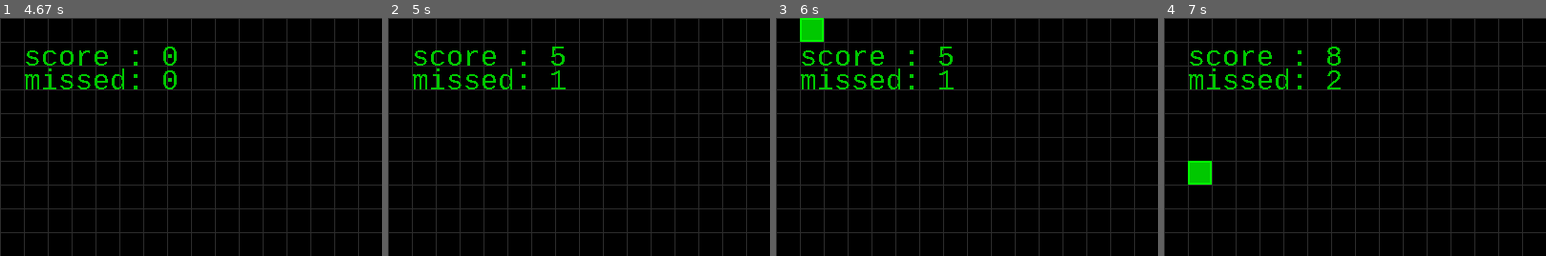
Above: before the commit, frames 1-4 (left to right).
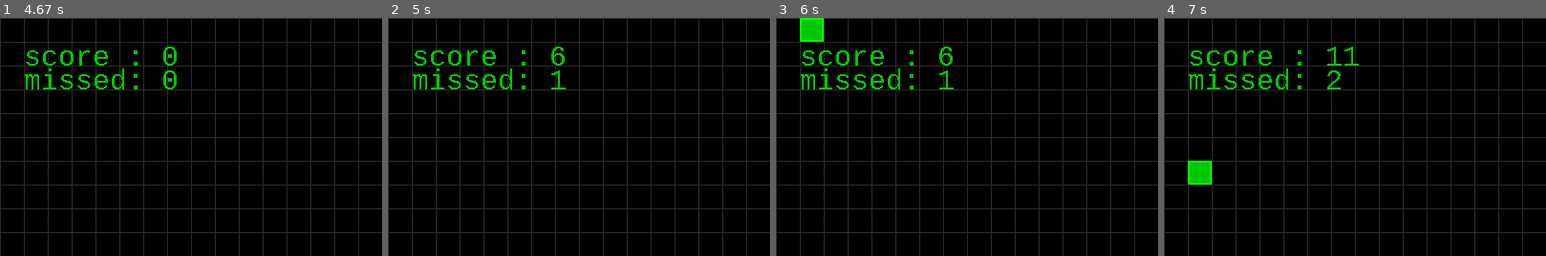
Above: after the commit, the same moments.

Repository: Imad-C/neat_pygame
Game: pygame game, started from src/my_game/main_game.py
Same seed, same stepped clock (60 frames per second), same inputs: the game is played once before the commit and once after it.
Inputs:
- Up to frame 1 (4.67 s): hold D 0.33-0.8 s; hold D 0.83-1.3 s; hold A 1.33-1.87 s; hold A 1.9-2.3 s; hold D 2.33-2.97 s; hold A 3-3.47 s; hold D 3.5-3.97 s; hold D 4-4.47 s; hold A from 4.5 s (still down)
- Up to frame 2 (5 s): keep holding A
- Up to frame 3 (6 s): release A at 5.03 s; hold A 5.07-5.47 s; hold D from 5.5 s (still down)
- Up to frame 4 (7 s): release D at 6.13 s; hold A 6.17-6.63 s; hold D from 6.67 s (still down)
The pictures show only the part of the screen within x 0-50%, y 0-50%; the shares and areas given below are measured in that part.

Frame 1 is identical in both runs. In frame 2, less than 0.1% of the frame differs, in the area x 42-46%, y 12-20%; in frame 3, less than 0.1%; in frame 4, 0.2%, in the area x 42-51%, y 12-20%.

Commit message:
created more lenient scoring

Diff:
--- a/src/my_game/main_game.py
+++ b/src/my_game/main_game.py
@@ -62,19 +62,6 @@
                 self.food_instances.remove(food)
 
 
-    # def move_player(self, player: Player, direction=Direction.NONE):
-    #     if player.check_move():
-    #         if direction == Direction.LEFT:
-    #             player.rect.x -= Settings.BLOCK_SIZE.value
-    #             player.restrict_move()
-    #         if direction == Direction.RIGHT:
-    #             player.rect.x += Settings.BLOCK_SIZE.value
-    #             player.restrict_move()
-    #         if direction == Direction.NONE:
-    #             pass
-    #     else: pass
-
-
     def get_perc_score(self, food: Food):
         '''
         Calculates a score percentage based on distance between player and food
@@ -87,7 +74,7 @@
             return 0
         elif 0 < distance < 10:
             # print(f'distance: {distance}, score: {food.collect_score - distance}, game_score: {self.score}')
-            return food.collect_score - distance
+            return food.collect_score - round(distance / 2)
         else:
             # print(f'distance: {distance}, score: {food.collect_score} ,game_score: {self.score}')
             return food.collect_score
--- a/src/neat_ai/config.txt
+++ b/src/neat_ai/config.txt
@@ -15,9 +15,9 @@
 
 [DefaultGenome]
 # node activation options
-activation_default      = relu
+activation_default      = random
 activation_mutate_rate  = 1.0
-activation_options      = relu
+activation_options      = square
 
 # node aggregation options
 aggregation_default     = sum
--- a/src/neat_ai/neat_ai.py
+++ b/src/neat_ai/neat_ai.py
@@ -92,27 +92,31 @@
 
             if any([
                 self.lose_condition(
-                    genome, game_info, game_info.missed >= 6),
-                self.lose_condition(
-                    genome, game_info, game_info.score >= 1000),
-                self.lose_condition(
-                    genome, game_info, self.player.rect.x <= 0, cost=50),
-                self.lose_condition(
-                    genome, game_info, self.player.rect.x >= Settings.WIN_WIDTH.value, cost=50)
+                    genome, game_info, self.player, game_info.missed >= 6),
+                self.lose_condition(
+                    genome, game_info, self.player, game_info.score >= 1000),
+                self.lose_condition(
+                    genome, game_info, self.player, self.player.rect.x <= 0, cost=30),
+                self.lose_condition(
+                    genome, game_info, self.player, self.player.rect.x >= Settings.WIN_WIDTH.value, cost=30)
                 ]):
                 break
 
 
-    def lose_condition(self, genome, game_info, condition, cost=0):
+    def lose_condition(self, genome, game_info, player, condition, cost=0):
         if condition:
-            self.calculate_fitness(genome, game_info, cost)
+            self.calculate_fitness(genome, game_info, player, cost)
             return True
         else: return False
 
 
-    def calculate_fitness(self, genome, game_info, cost=0):
+    def calculate_fitness(self, genome, game_info, player, cost=0):
+        if player.rect.x == Settings.WIN_WIDTH.value/2:
+            #punish not moving
+            genome.fitness -= 30
         genome.fitness += game_info.score
         genome.fitness -= cost
+        print(genome.fitness)
 
 
 def eval_genomes(genomes, config):
Binary file added: neat-checkpoint-0
Binary file added: neat-checkpoint-1
Binary file added: neat-checkpoint-2
Binary file added: neat-checkpoint-3
Binary file added: neat-checkpoint-4
Binary file added: neat-checkpoint-5
Binary file added: neat-checkpoint-6
Binary file added: neat-checkpoint-7
Binary file added: neat-checkpoint-8
Binary file added: neat-checkpoint-9
